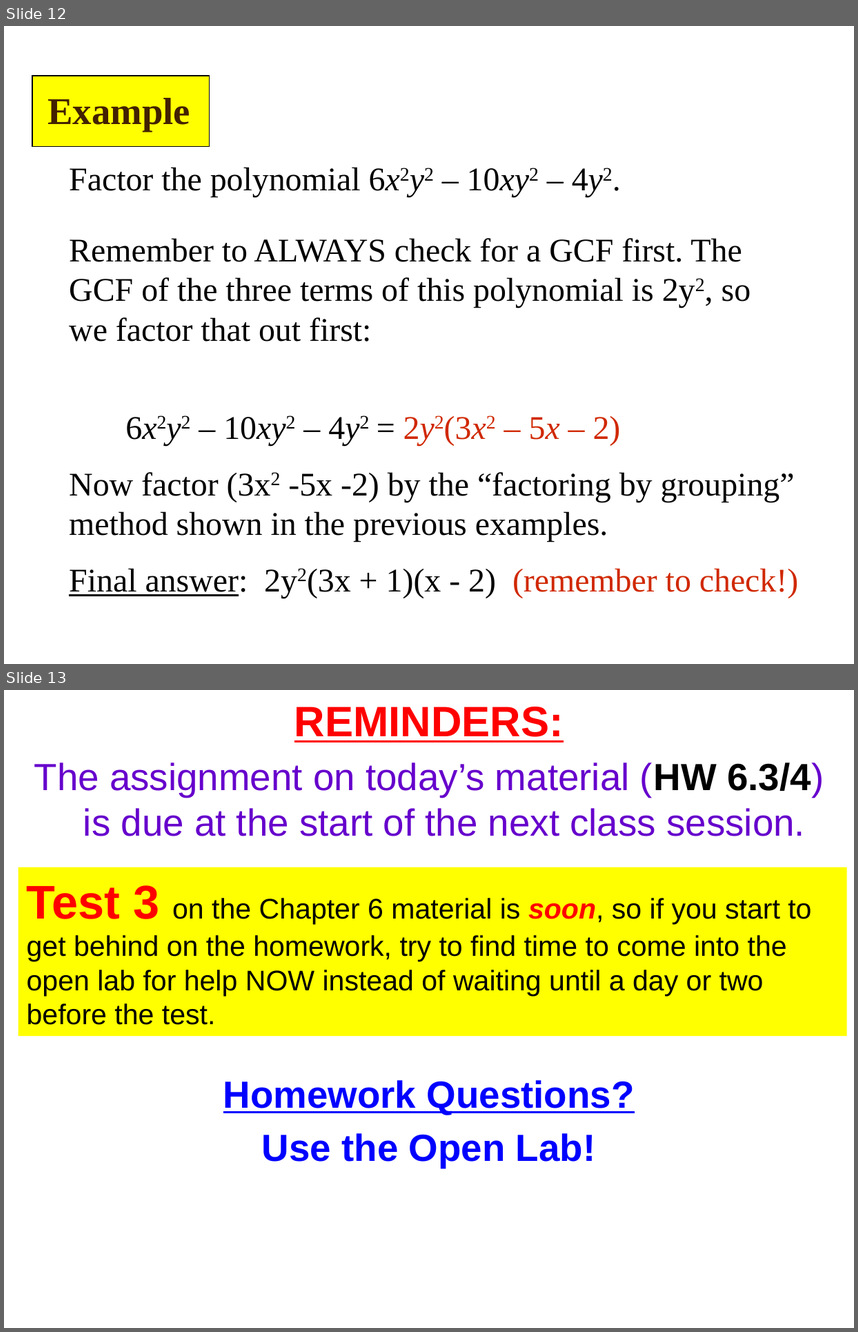
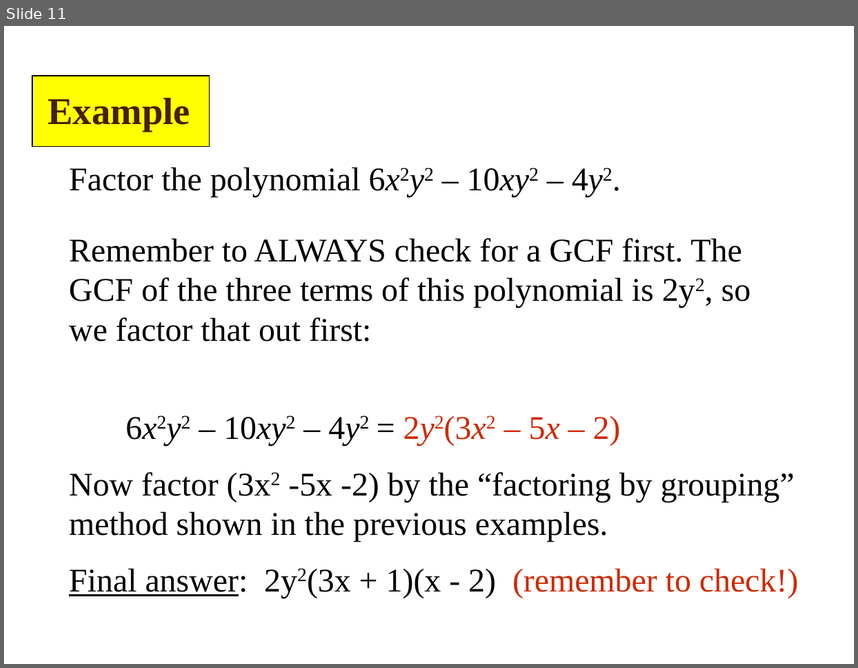
Before and after one commit to tyler-skorczewski-math/tyler-skorczewski-math.github.io, a slide deck: math90/Math90Lecture_6-3-4_FactoringTrinomialsPart2.pptx. Shown one above the other, each under a label of ours: slides 12 and 13 before the commit, slide 11 after it. The pictures are 858x1332 and 858x668 pixels, drawn with LibreOffice and Linux fonts; fonts in the diff are those of the drawing. Boxes give left, top, right and bottom in pixels: in the first picture for what was removed or moved away, otherwise in the second. Text is boxed around its words. In the diff, an @@ line names an element or a change of style, - is before the commit and + after.

```diff
--- a/math90/Math90Lecture_6-3-4_FactoringTrinomialsPart2.pptx
+++ b/math90/Math90Lecture_6-3-4_FactoringTrinomialsPart2.pptx
@@ slide 13 removed at (4,690,854,1328), background #FFFFFF @@
@@ text removed at (34,707,824,836) @@
-REMINDERS:
-The assignment on today’s material (HW 6.3/4) is due at the start of the next class session.
@@ rectangle removed at (18,867,847,1036) @@
-Test 3 on the Chapter 6 material is soon, so if you start to get behind on the homework, try to find time to come into the open lab for help NOW instead of waiting until a day or two before the test.
@@ text removed at (223,1080,635,1167) @@
-Homework Questions?
-Use the Open Lab!
@@ what was slide 12 is now slide 11 @@
```
Also in this commit, not shown: 2 other slides removed, 26 other files.
